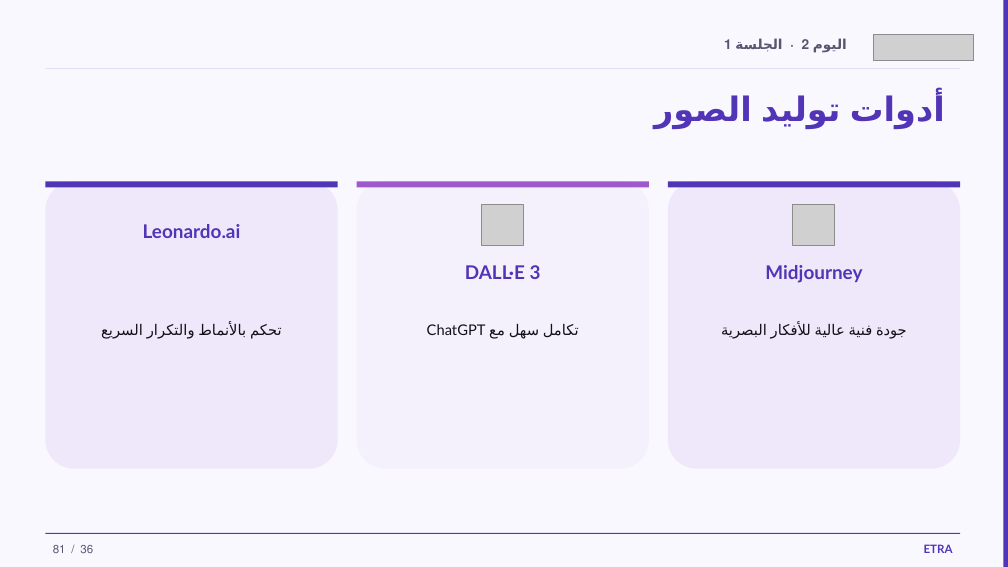
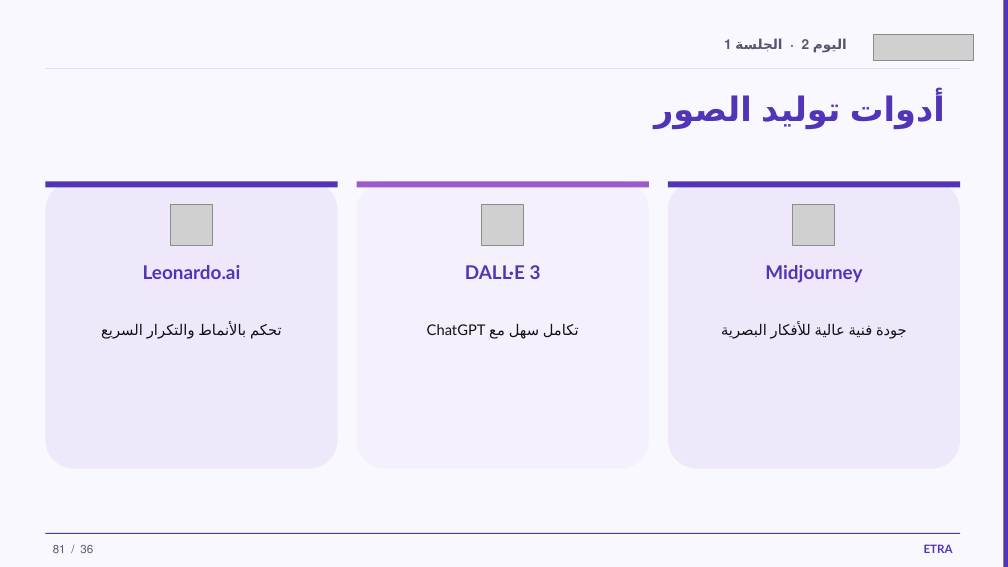
Before and after one commit to iksasa15/AI-ML, a slide deck: slide 36 of web-presentation/pdf-exports/ETRA-AI-Tools-Workshop-3Days-AR.pptx. Drawn at 1008x567 pixels with LibreOffice and Linux fonts; fonts in the diff are those of the drawing; grey boxes stand for pictures. Boxes give left, top, right and bottom in pixels: in the first picture for what was removed or moved away, otherwise in the second. Text is boxed around its words. In the diff, an @@ line names an element or a change of style, - is before the commit and + after.

Commit message:
feat: update workshop assets by replacing outdated icons, enhancing photo fetching script for improved logo sourcing, and refining tool icon mapping for better accuracy in presentations

```diff
--- a/web-presentation/pdf-exports/ETRA-AI-Tools-Workshop-3Days-AR.pptx
+++ b/web-presentation/pdf-exports/ETRA-AI-Tools-Workshop-3Days-AR.pptx
@@ picture added at bbox=[170, 204, 212, 246] @@
@@ text "Leonardo.ai": place and size @@
-text "Leonardo.ai" at bbox=[143, 224, 241, 238]
+text "Leonardo.ai" at bbox=[143, 265, 241, 279]
```
Also in this commit, not shown: 3 other slides changed, 30 other files.
